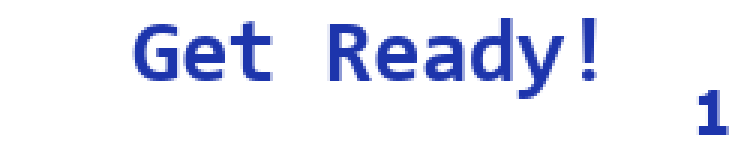
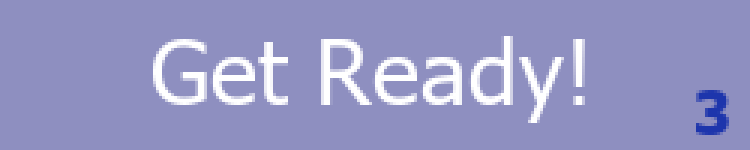
Comparing the layer stacks of the two w=750, h=150 images. Changes:
renamed "1" to "3", painted on it over [696, 90, 729, 135]
painted on "Get Ready!" over [132, 18, 597, 123]
added layer "New Layer" (50%) above "Background" over [0, 0, 750, 150]
